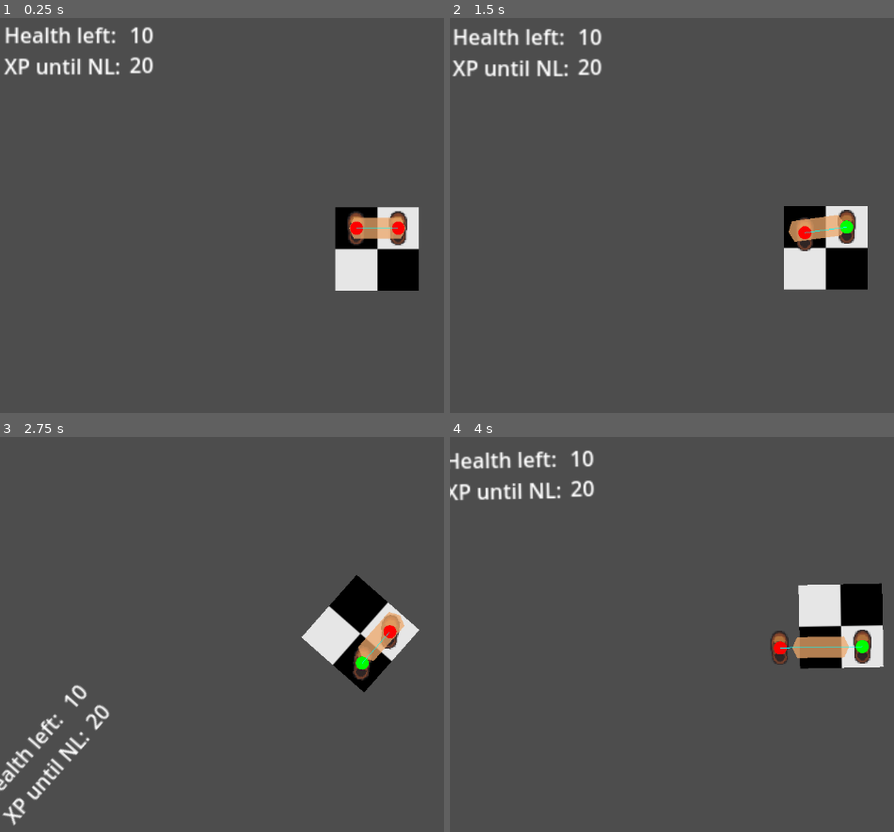
Above: before the commit, frames 1-4 (two rows, left to right).
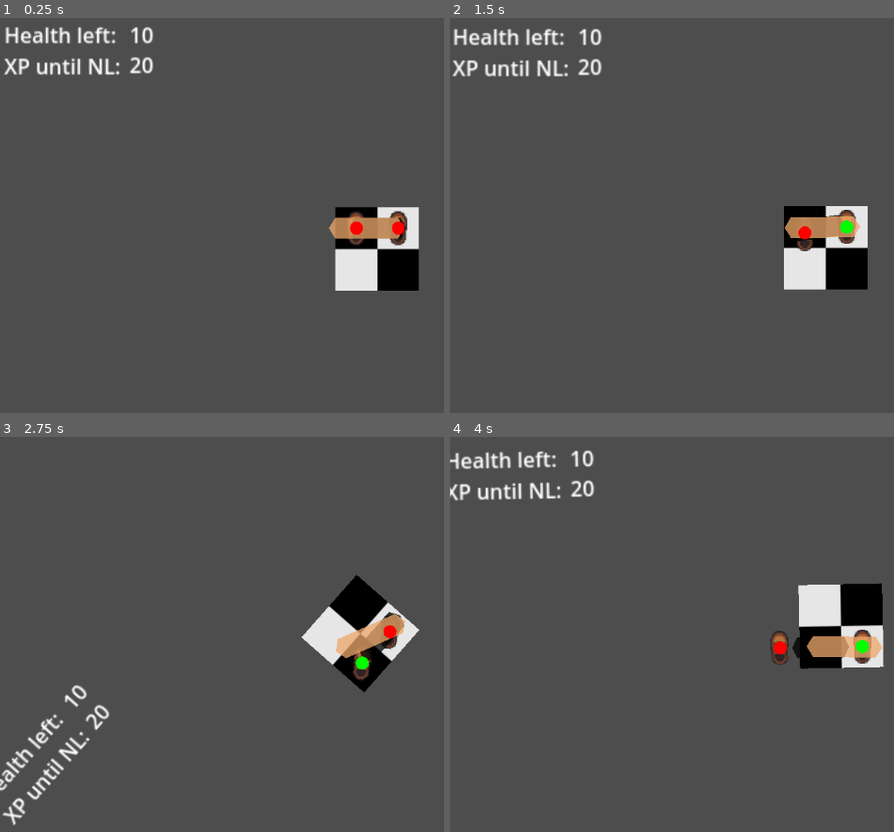
Above: after the commit, the same moments.

Repository: Meatplanter/Kelp_44
Game: Godot game, scene res://rogue_b.tscn
Same seed, same stepped clock (60 frames per second), same inputs: the game is played once before the commit and once after it. This scene is started directly instead of the project's main scene.
Inputs:
- Up to frame 1 (0.25 s): no input
- Up to frame 2 (1.5 s): tap Enter at 0.5 s; hold D (LS_move_right) 0.53-1.28 s; hold M (ChangeMode) 0.53-1.28 s; tap Space (Space) at 1.25, 1.35 s; hold X (LS_move_down) from 1.28 s (still down)
- Up to frame 3 (2.75 s): release X (LS_move_down) at 2.03 s; hold D (LS_move_right) from 2.03 s (still down); hold Shift (TargettingMode) from 2.03 s (still down)
- Up to frame 4 (4 s): release D (LS_move_right) at 2.78 s; release Shift (TargettingMode) at 2.78 s; hold Q (LS_move_leftup) 2.78-3.53 s; tap 1 at 2.85 s; hold A (LS_move_left) from 3.53 s (still down); tap 2 at 3.6 s

The runs differ from the first frame. In frame 1, 0.5% of the frame differs, in the area x 73-92%, y 50-56%; in frame 2, 0.4%; in frame 3, 0.8%, in the area x 75-92%, y 44-58%; in frame 4, 0.7%.

Commit message:
Shoulder frame added

Diff:
--- a/debugging_node.gd
+++ b/debugging_node.gd
@@ -11,9 +11,11 @@
 	elif %RightShoe.weighted  == false:
 		draw_circle(%RightShoe.global_position,5.0,Color.GREEN)
 
-	#draw_circle(Movement.focus,5.0,Color.AQUA)
+	#draw_circle(Movement.shoulderFocus,5.0,Color.AQUA)
 
-	draw_line(Movement.CurrPosLeft,Movement.CurrPosRight,Color.AQUA)
+	#draw_line(Movement.CurrPosLeft,Movement.CurrPosRight,Color.AQUA)
+
+
 
 func _process(delta):
 	#print("Left shoe weighted: ",%LeftShoe.weighted)
--- a/movement.gd
+++ b/movement.gd
@@ -50,6 +50,11 @@
 var orientation = Vector2.UP
 
 var cumulativeAngle = 0
+var neck = Vector2(16,0)
+var lefShoulder = Vector2(-8,0)
+var rightShoulder = Vector2(40,0)
+var shoulderFocus = Vector2(16,0)
+var shoulderOrientation = Vector2.UP
 
 #func can_move(dir: Vector2) -> bool:
 	#var dist = moveDistance
--- a/rogue_b.gd
+++ b/rogue_b.gd
@@ -118,7 +118,7 @@
 			other.weighted = false
 		else: calculate_shift_weight(body,dir)
 
-		print(moveTime)
+		#print(moveTime)
 
 		moveCooldown = true
 		$MovementCooldown.wait_time = moveTime
@@ -151,15 +151,21 @@
 	if is_weighted(%LeftShoe) and is_weighted(%RightShoe):
 		var tween: Tween
 		tween = create_tween()
+		tween.set_parallel()
 		tween.tween_property(%AbdomenPolygon,"position",Movement.midpoint,Movement.placingWeight)#.set_trans(Movement.styleTween)
+		tween.tween_property($AbdomenMidpoint,"position",Movement.midpoint,Movement.placingWeight)#.set_trans(Movement.styleTween)
 	elif is_weighted(%LeftShoe):
 		var tween: Tween
 		tween = create_tween()
+		tween.set_parallel()
 		tween.tween_property(%AbdomenPolygon,"position",Movement.midpoint.lerp(Movement.CurrPosLeft,0.7),Movement.placingWeight*2)#.set_trans(Movement.styleTween)
+		tween.tween_property($AbdomenMidpoint,"position",Movement.midpoint.lerp(Movement.CurrPosLeft,0.7),Movement.placingWeight*2)
 	elif is_weighted(%RightShoe):
 		var tween: Tween
 		tween = create_tween()
+		tween.set_parallel()
 		tween.tween_property(%AbdomenPolygon,"position",Movement.midpoint.lerp(Movement.CurrPosRight,0.7),Movement.placingWeight*2)#.set_trans(Movement.styleTween)
+		tween.tween_property($AbdomenMidpoint,"position",Movement.midpoint.lerp(Movement.CurrPosRight,0.7),Movement.placingWeight*2)
 
 
 func _ready():
--- a/rogue_b.tscn
+++ b/rogue_b.tscn
@@ -6,6 +6,7 @@
 [ext_resource type="Script" uid="uid://cefdsbs03kmvy" path="res://left_shoe.gd" id="3_bjt74"]
 [ext_resource type="Texture2D" uid="uid://mhadgvm6kalh" path="res://Assets/Shoe.png" id="3_mpt7r"]
 [ext_resource type="Script" uid="uid://c685n3bo15euj" path="res://right_shoe.gd" id="5_7fc62"]
+[ext_resource type="Script" uid="uid://bw2kcvbt4evcb" path="res://shoulder_polygon.gd" id="7_e3tf4"]
 [ext_resource type="Script" uid="uid://bfrfmnvcxdukh" path="res://camera_2d_new.gd" id="7_y7bk3"]
 [ext_resource type="Script" uid="uid://g7fnkyhbdemq" path="res://hp_left.gd" id="8_e3tf4"]
 [ext_resource type="Script" uid="uid://clxhegpqyijug" path="res://xp_to_level.gd" id="9_m64x7"]
@@ -14,7 +15,7 @@
 
 [sub_resource type="CapsuleShape2D" id="CapsuleShape2D_bjt74"]
 radius = 6.0
-height = 28.0
+height = 26.0
 
 [node name="RogueB" type="CharacterBody2D"]
 visibility_layer = 2
@@ -61,8 +62,34 @@
 unique_name_in_owner = true
 position = Vector2(2.98023e-08, 0)
 scale = Vector2(0.75, 1)
+color = Color(0, 0, 0, 0.756863)
+polygon = PackedVector2Array(-24, -8, 24, -8, 29, 0, 24, 8, -24, 8, -29, 0)
+
+[node name="AbdomenMidpoint" type="Marker2D" parent="."]
+position = Vector2(2.98023e-08, 0)
+scale = Vector2(0.75, 1)
+
+[node name="ShoulderPolygon" type="Polygon2D" parent="."]
+unique_name_in_owner = true
+position = Vector2(2.98023e-08, 0)
 color = Color(0.929412, 0.658824, 0.419608, 0.756863)
 polygon = PackedVector2Array(-24, -8, 24, -8, 29, 0, 24, 8, -24, 8, -29, 0)
+script = ExtResource("7_e3tf4")
+
+[node name="ShoulderMidpoint" type="Marker2D" parent="."]
+position = Vector2(2.98023e-08, 0)
+
+[node name="LeftShoulder" type="Marker2D" parent="."]
+position = Vector2(2.98023e-08, 0)
+
+[node name="LeftShoulderJoint" type="Marker2D" parent="."]
+position = Vector2(2.98023e-08, 0)
+
+[node name="RightShoulder" type="Marker2D" parent="."]
+position = Vector2(2.98023e-08, 0)
+
+[node name="RightShoulderJoint" type="Marker2D" parent="."]
+position = Vector2(2.98023e-08, 0)
 
 [node name="Camera2DNew" type="Camera2D" parent="."]
 ignore_rotation = false
--- /dev/null
+++ b/shoulder_polygon.gd
@@ -0,0 +1,48 @@
+extends Polygon2D
+
+var leftShoulder = Vector2.ZERO
+var rightShoulder = Vector2.ZERO
+var shoulderMidpoint = Vector2.ZERO
+var shoulderFocus = Vector2.ZERO
+
+#get global position of specific point in shoulder polygon
+func point_position(point_number: int):
+	var points = %ShoulderPolygon.polygon
+	var local_point = points[point_number]
+	var global_point = %ShoulderPolygon.to_global(local_point)
+	return global_point
+
+func update_positions():
+	leftShoulder = (point_position(0)+point_position(4))/2
+	$"../LeftShoulder".global_position = leftShoulder
+
+	rightShoulder = (point_position(1)+point_position(3))/2
+	$"../RightShoulder".global_position = rightShoulder
+
+	shoulderMidpoint = (leftShoulder+rightShoulder)/2
+	Movement.neck = shoulderMidpoint
+	$"../ShoulderMidpoint".global_position = shoulderMidpoint
+
+	var directional = rightShoulder - leftShoulder
+	var normal = (Vector2(-directional.y,directional.x).normalized())
+	shoulderFocus = shoulderMidpoint + normal * -512
+	Movement.shoulderFocus = shoulderFocus
+
+	Movement.shoulderOrientation = (Movement.shoulderFocus - Movement.neck).normalized()
+
+func chase_abdomen():
+	var tween: Tween
+	tween = create_tween()
+	tween.tween_property(%ShoulderPolygon,"global_position",$"../AbdomenMidpoint".global_position,Movement.placingWeight*2)#.set_trans(Movement.styleTween)
+
+func rotate_towards_abdomen():
+	var diff = Movement.shoulderOrientation.angle_to(Movement.orientation)
+	diff = clampf(diff,-45,45)
+	var tween: Tween
+	tween = create_tween()
+	tween.tween_property(%ShoulderPolygon,"rotation",%ShoulderPolygon.rotation+diff,1)
+
+func _process(delta):
+	update_positions()
+	chase_abdomen()
+	rotate_towards_abdomen()
Not shown: 1 places in rogue_b.tscn that only renumber resources
Not shown, added: shoulder_polygon.gd.uid
